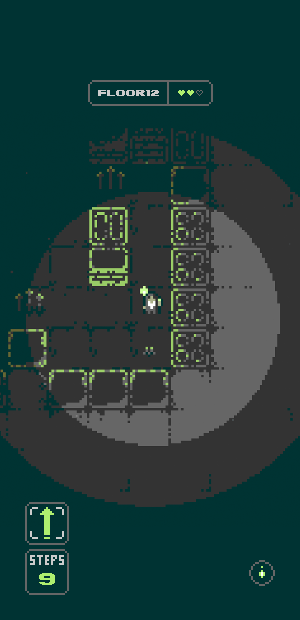
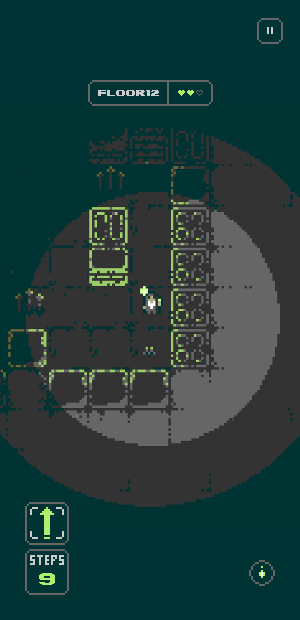
Two versions of the same layered image (300px x 620px). Layer-by-layer changes:
added group "Pause" with 2 layers in group "Top" over [257, 18, 283, 44]
added layer "Layer 34" in group "Pause" over [267, 27, 273, 34]
added layer "Layer 33" in group "Pause" over [257, 18, 283, 44]
